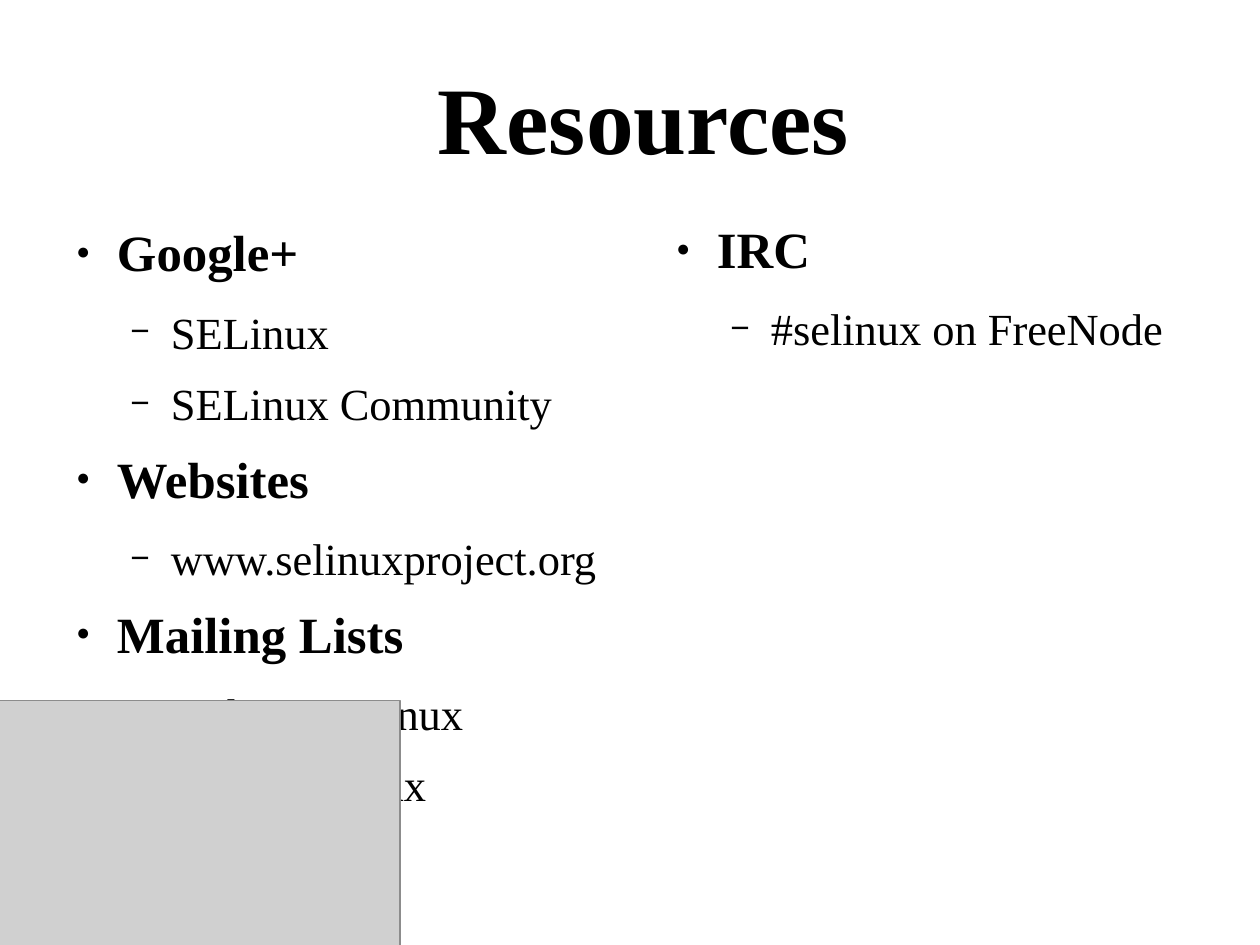
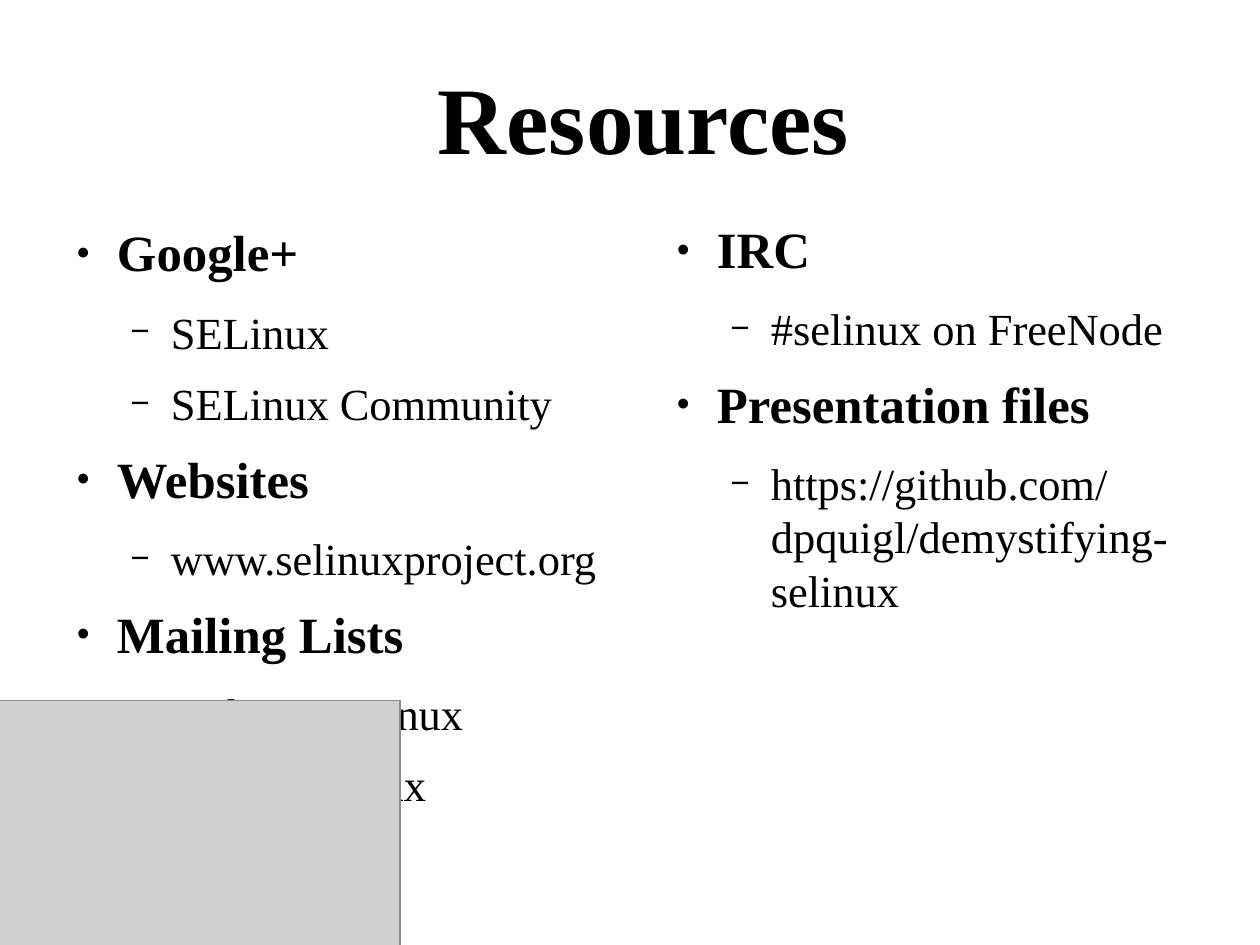
Before and after one commit to dpquigl/demystifying-selinux-part1, a slide deck: slide 19 of demystifying_selinux_OSCON_24JUL2013.odp. Drawn at 1260x945 pixels with LibreOffice and Linux fonts; fonts in the diff are those of the drawing; grey boxes stand for pictures. Boxes give left, top, right and bottom in pixels: in the first picture for what was removed or moved away, otherwise in the second. Text is boxed around its words. In the diff, an @@ line names an element or a change of style, - is before the commit and + after.

Commit message:
Link to presentation in slide
Link to the github for the presentation in the slides.

```diff
--- a/demystifying_selinux_OSCON_24JUL2013.odp
+++ b/demystifying_selinux_OSCON_24JUL2013.odp
@@ text at box(717, 387, 1168, 608): paragraphs added @@
+● Presentation files
+  − https://github.com/dpquigl/demystifying-selinux
```
